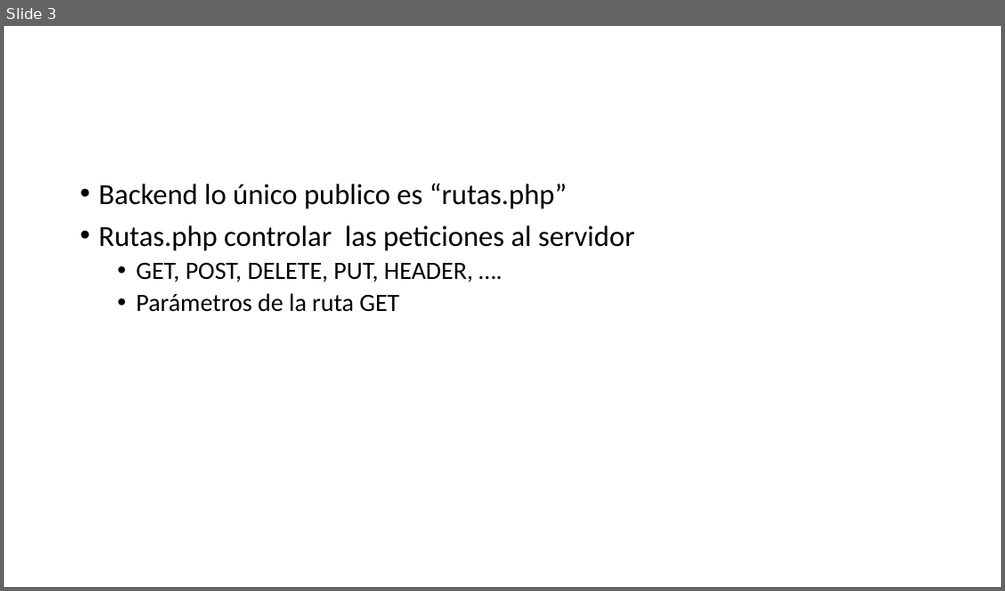
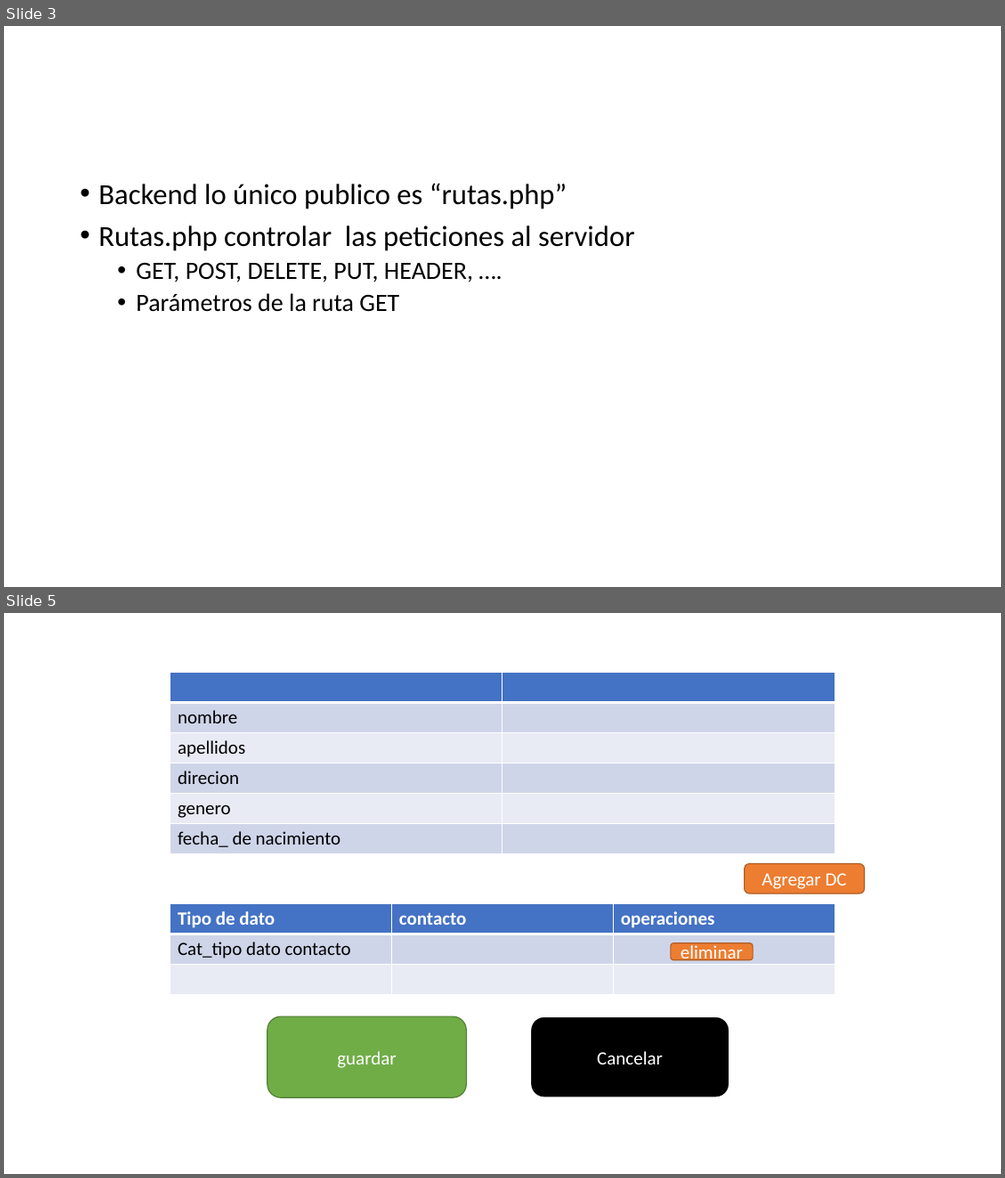
Before and after one commit to enriquecr1990/cap_php_feb22, a slide deck: documentacion/Presentación1.pptx. Shown one above the other, each under a label of ours: slide 3 before the commit, slides 3 and 5 after it; the slides between them are not shown. The pictures are 1005x591 and 1005x1178 pixels, drawn with LibreOffice and Linux fonts; fonts in the diff are those of the drawing. Boxes give left, top, right and bottom in pixels: in the first picture for what was removed or moved away, otherwise in the second. Text is boxed around its words. In the diff, an @@ line names an element or a change of style, - is before the commit and + after.

```diff
--- a/documentacion/Presentación1.pptx
+++ b/documentacion/Presentación1.pptx
@@ slide 5 added at bbox=[4, 613, 1001, 1174], background #FFFFFF @@
@@ table added at bbox=[170, 672, 834, 854], 6 rows, 2 columns @@
+ | 
+nombre | 
+apellidos | 
+direcion | 
+genero | 
+fecha_ de nacimiento | 
@@ rounded rectangle added at bbox=[744, 863, 865, 893], fill #ED7D31, outline #AF5C24 1 pt, 18 pt, text #FFFFFF @@
+Agregar DC
@@ table added at bbox=[170, 904, 834, 995], 3 rows, 3 columns @@
+Tipo de dato | contacto | operaciones
+Cat_tipo dato contacto |  | 
+ |  | 
@@ rounded rectangle added at bbox=[671, 943, 753, 960], fill #ED7D31, outline #AF5C24 1 pt, 18 pt, text #FFFFFF @@
+eliminar
@@ rounded rectangle added at bbox=[267, 1016, 466, 1097], fill #70AD47, outline #538035 1 pt, 18 pt, text #FFFFFF @@
+guardar
@@ rounded rectangle added at bbox=[531, 1016, 729, 1097], fill #000000, outline #FFFFFF 1.5 pt, 18 pt, text #FFFFFF @@
+Cancelar
```
Also in this commit, not shown: 1 other slide added, 27 other files.
